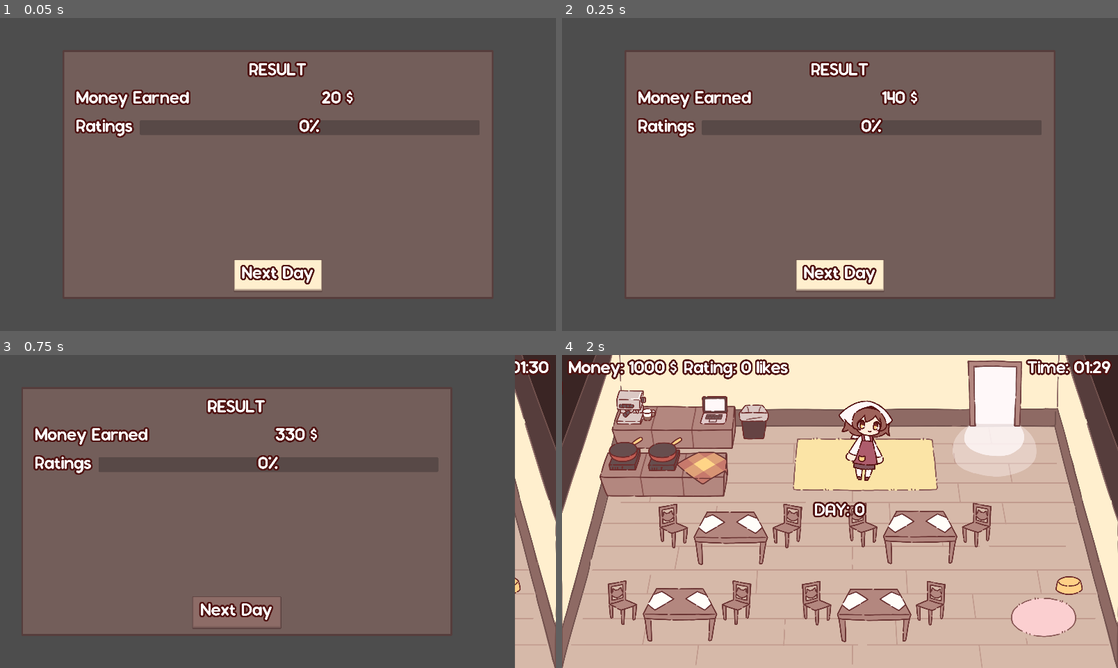
Above: before the commit, frames 1-4 (two rows, left to right).
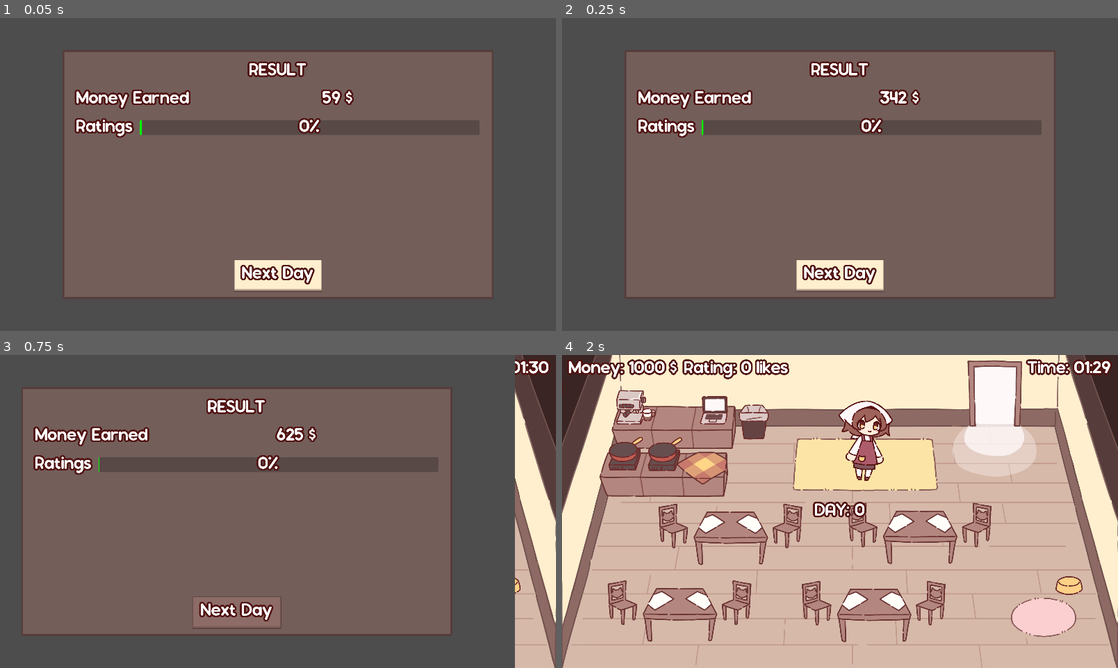
Above: after the commit, the same moments.

Repository: NuTrynity/Little-Cat-Cafe
Game: Godot game, scene res://Nodes/UI/result_screen.tscn
Two runs of this game, one before a commit and one after it. Both use one fixed random seed, a clock stepped at 60 frames per second and the inputs below. This scene is started directly instead of the project's main scene.
Inputs (mouse positions are in pixels of both pictures, inside the frame that each line leads up to):
- Up to frame 1 (0.05 s): no input
- Up to frame 2 (0.25 s): no input
- Up to frame 3 (0.75 s): click "Next Day" at 0.5 s
- Up to frame 4 (2 s): move the mouse to (962, 495) at 1.27 s; hold Right (move_right) from 1.28 s (still down); hold E (interact) from 1.28 s (still down); click (962, 495) at 1.42 s

The runs differ from the first frame. In frame 1, 0.1% of the frame differs, in the area x 25-64%, y 22-38%; in frame 2, 0.2%, in the area x 25-65%, y 22-38%; in frame 3, 0.2%; in frame 4, nothing differs.
Error before the commit: Invalid access to property or key 'rating' on a base object of type 'Node (Global_Script.gd)'. (res://Scripts/UIScripts/result_screen.gd:23)

Commit message:
changed some code from the result screen

Diff:
--- a/Nodes/CharacterNodes/npc.tscn
+++ b/Nodes/CharacterNodes/npc.tscn
@@ -40,8 +40,8 @@
 patience = 200.0
 
 [node name="HeartParticles" type="GPUParticles2D" parent="."]
-visible = false
 position = Vector2(2, -298)
+emitting = false
 process_material = SubResource("ParticleProcessMaterial_msmvb")
 texture = ExtResource("4_ka6t1")
 
--- a/Nodes/UI/result_screen.tscn
+++ b/Nodes/UI/result_screen.tscn
@@ -1,8 +1,9 @@
-[gd_scene load_steps=6 format=3 uid="uid://dg0rf05xpx41q"]
+[gd_scene load_steps=7 format=3 uid="uid://dg0rf05xpx41q"]
 
 [ext_resource type="Theme" uid="uid://cre74qu5ppyhh" path="res://Assets/Theme/main_menu.tres" id="1_74exe"]
 [ext_resource type="FontFile" uid="uid://dwyf3ahqcehcv" path="res://Assets/Fonts/Sonorous.otf" id="2_uvq1d"]
 [ext_resource type="Script" path="res://Scripts/UIScripts/result_screen.gd" id="2_yc08m"]
+[ext_resource type="Resource" uid="uid://bgrjpjih4rwxy" path="res://CustomResources/PlayerMeal.tres" id="3_uc3wn"]
 [ext_resource type="AudioStream" uid="uid://boacg5qdfubj2" path="res://Assets/Music/Main Menu.wav" id="4_emjo3"]
 
 [sub_resource type="StyleBoxFlat" id="StyleBoxFlat_sfa2f"]
@@ -22,6 +23,7 @@
 pivot_offset = Vector2(1280, 720)
 theme = ExtResource("1_74exe")
 script = ExtResource("2_yc08m")
+player_resource = ExtResource("3_uc3wn")
 quota = 7500
 
 [node name="CenterContainer" type="CenterContainer" parent="."]
--- a/Scripts/UIScripts/result_screen.gd
+++ b/Scripts/UIScripts/result_screen.gd
@@ -1,4 +1,5 @@
 extends Control
+@export var player_resource : PlayerMealCarry
 @export var quota : int
 
 @onready var progress_bar = %ProgressBar
@@ -6,23 +7,22 @@
 @onready var update_timer = Timer.new()
 
 var curr_money : int
-var curr_rating : int
+var curr_rating : float
 var clicksfx = load("res://Assets/SFX/click_sfx.ogg")
 
 func _ready():
 	progress_bar.max_value = quota
 
 func _process(_delta):
-	progress_bar.value = curr_rating
+	#progress_bar.value = curr_rating
+	progress_bar.value = lerp(progress_bar.value, curr_rating, 0.03)
 	money.text = str(curr_money) + " $"
 
 	if curr_money < GlobalScript.cash_on_hand:
-		await get_tree().create_timer(0.01).timeout
-		curr_money += 10
+		curr_money = lerp(curr_money, GlobalScript.cash_on_hand, 0.03)
 
-	if curr_rating < GlobalScript.rating:
-		await get_tree().create_timer(0.01).timeout
-		curr_rating += 10
+	if curr_rating < player_resource.rating:
+		curr_rating += player_resource.rating
 
 func _on_next_day_pressed():
 	GlobalScript.days += 1
